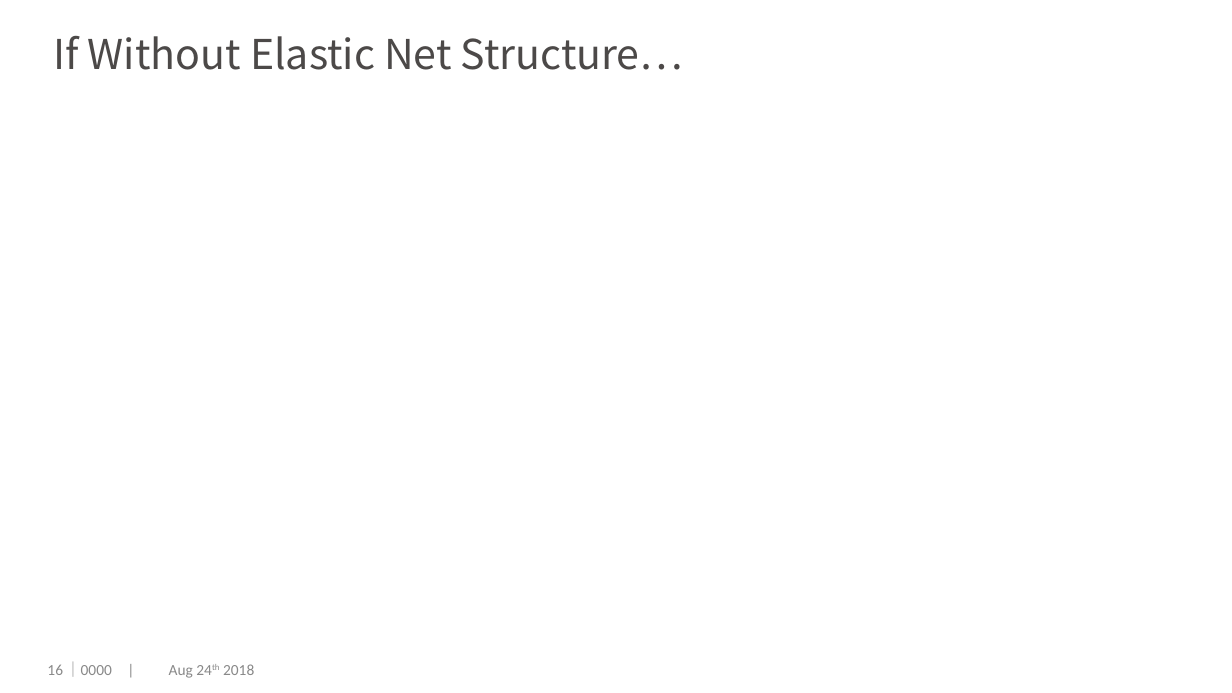
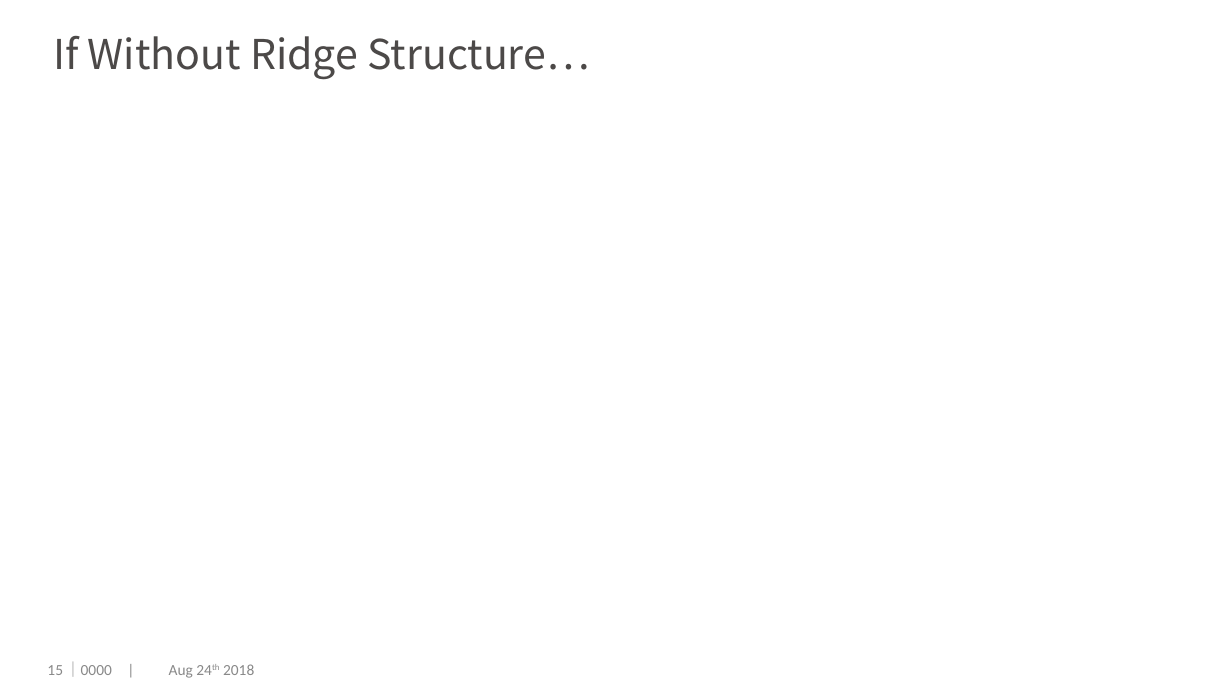
Before and after one commit to dengwx11/GroupLasso, a slide deck: slide 16 of manu & slides/Final.pptx (slide 17 before the commit). Drawn at 1232x693 pixels with LibreOffice and Linux fonts; fonts in the diff are those of the drawing; grey boxes stand for pictures; background and template pictures are left out. Boxes give left, top, right and bottom in pixels: in the first picture for what was removed or moved away, otherwise in the second. Text is boxed around its words. In the diff, an @@ line names an element or a change of style, - is before the commit and + after.

```diff
--- a/manu & slides/Final.pptx
+++ b/manu & slides/Final.pptx
@@ title at box(53, 36, 589, 80): text changed @@
-If Without Elastic Net Structure…
+If Without Ridge Structure…
@@ page number at box(47, 665, 63, 675): text changed @@
-16
+15
```
Also in this commit, not shown: 3 other slides changed, 1 slide removed, 28 other files.
